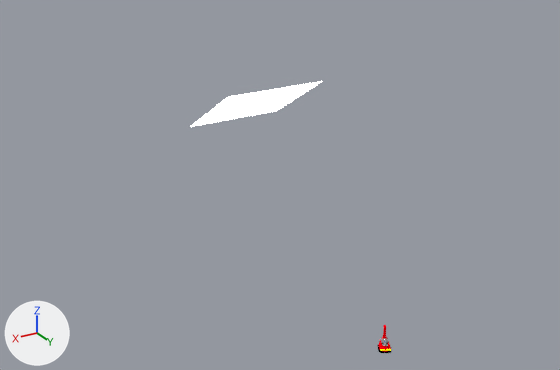
A saved change to the Blender file 36-DS/04-Shots/ds-nah-topf.blend.
Rendered twice from a 50 mm lens placed at (20.2, 23.6, 21.2), pointed at (0.2, -9.8, 4.5). The axes (+X, +Y, +Z) are drawn at lower left. The lights are the same throughout.

The older version as bpy lines, for what is in view:
```python
ob_auto = bpy.data.objects.new('Auto', me_cube_002)
ob_auto.location = (3.219, 5.153, 0.454)
ob_auto.scale = (0.779, 0.386, 0.0594)
ob_char = bpy.data.objects.new('char', None)
ob_char.location = (-1.066, -0.564, 0.0219)
ob_char.rotation_euler = (0.0, 0.0, -0.545)  # degrees (0, 0, -31)
ob_char.scale = (0.31, 0.31, 0.31)
ob_kopf = bpy.data.objects.new('Kopf', me_sphere_002)
ob_kopf.location = (3.18, 4.961, 1.272)
ob_kopf.rotation_euler = (0.0, 0.0, 0.39)  # degrees (0, 0, 22)
ob_kopf.scale = (0.486, 0.486, 0.486)
ob_plane = bpy.data.objects.new('Plane', me_plane)
ob_plane.location = (0.0, -12.85, 8.19)
ob_plane.rotation_euler = (0.555, 0.0, 0.0)  # degrees (32, 0, 0)
ob_plane.scale = (2.92, 2.92, 2.92)
ob_scene_2 = bpy.data.objects.new('scene-2', None)
ob_scene_2.location = (0.0, 0.0, 0.0)
```
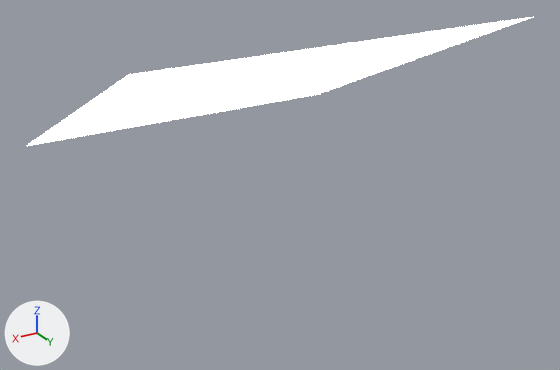
Where the change shows, as pixel boxes (x1, y1, x2, y2) in the pictures (560 x 370 px):
'Plane', moved, turned, rescaled
    before: (190, 81, 323, 127)
    after: (27, 17, 532, 146)
'scene-2', deleted
    before: (378, 325, 391, 353)

The edits, one by one:
Object 'Plane' (ob_plane) moves from (0.0, -12.85, 8.19) to (0.0, -12.85, 9.15).
Object 'Plane' (ob_plane) turns from (32, 0, 0) to (25, 0, 0) degrees about x, y and z.
Object 'Plane' (ob_plane) is rescaled from (2.92, 2.92, 2.92) to (10.6, 10.6, 10.6).
Object 'scene-2' (ob_scene_2) is deleted.
Object 'tree_billboard.013' (ob_tree_billboard_013) is deleted.
Object 'tree_billboard.012' (ob_tree_billboard_012) is deleted.
Object 'tree_billboard.011' (ob_tree_billboard_011) is deleted.
Object 'tree_billboard.010' (ob_tree_billboard_010) is deleted.
Object 'tree_billboard.009' (ob_tree_billboard_009) is deleted.
Object 'tree_billboard.008' (ob_tree_billboard_008) is deleted.
Object 'tree_billboard.007' (ob_tree_billboard_007) is deleted.
Object 'tree_billboard.006' (ob_tree_billboard_006) is deleted.
Object 'tree_billboard.005' (ob_tree_billboard_005) is deleted.
Object 'tree_billboard.004' (ob_tree_billboard_004) is deleted.
Object 'tree_billboard.003' (ob_tree_billboard_003) is deleted.
Object 'tree_billboard.002' (ob_tree_billboard_002) is deleted.
Object 'tree_billboard.001' (ob_tree_billboard_001) is deleted.
Object 'landscape-and-water' (ob_landscape_and_water) is deleted.
Object 'pot' (ob_pot) is deleted.
Object 'tree_billboard' (ob_tree_billboard) is deleted.
Object 'char' (ob_char) is deleted.
Object 'Kopf' (ob_kopf) is deleted.
Object 'Auto' (ob_auto) is deleted.
